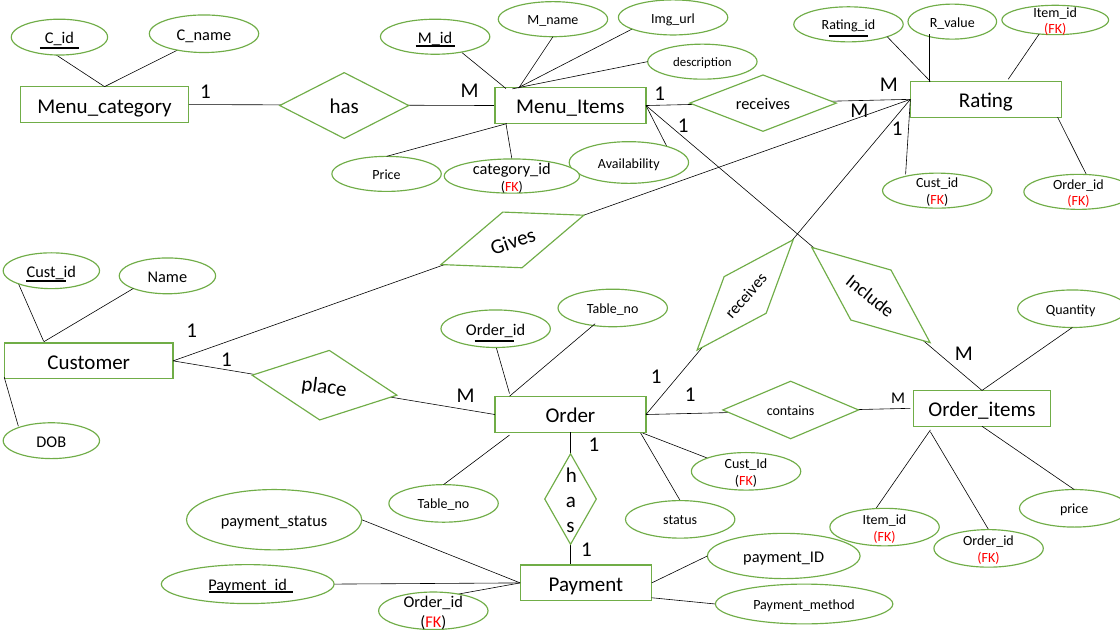
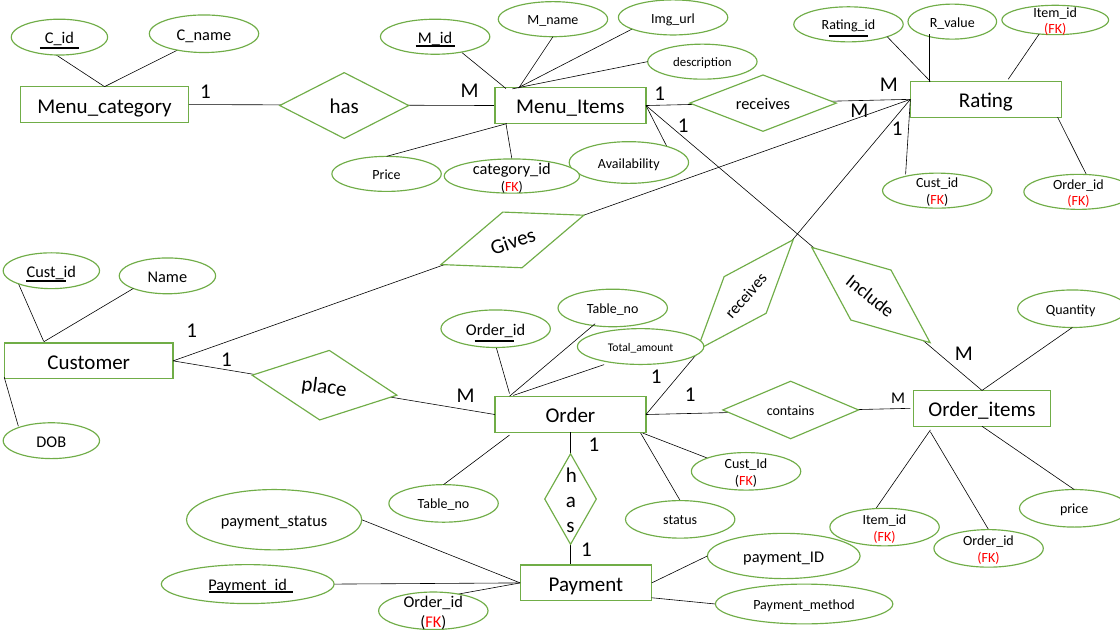
Before and after one commit to ad-itya-8788/DigiMenu, a slide deck: slide 1 of erdigram.pptx. Drawn at 1120x630 pixels with LibreOffice and Linux fonts; fonts in the diff are those of the drawing. Boxes give left, top, right and bottom in pixels: in the first picture for what was removed or moved away, otherwise in the second. Text is boxed around its words. In the diff, an @@ line names an element or a change of style, - is before the commit and + after.

```diff
--- a/erdigram.pptx
+++ b/erdigram.pptx
@@ ellipse added at bbox=[577, 329, 704, 365], fill #FFFFFF, outline #70AD47 1 pt, 10 pt, text #000000 @@
+Total_amount
@@ line added from (513, 396) to (604, 365), #000000 0.5 pt @@
```
Also in this commit, not shown: 10 other files.
